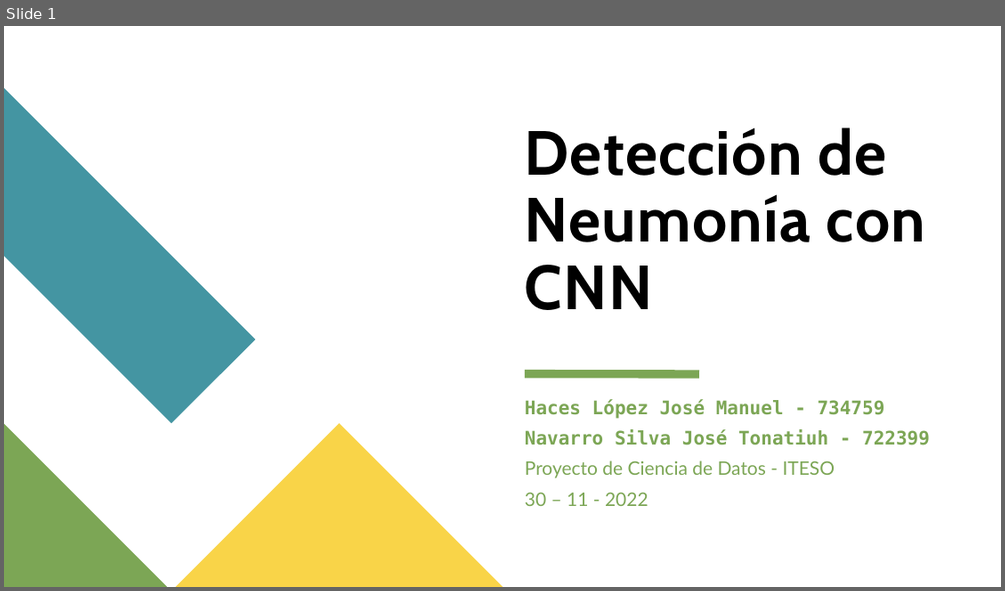
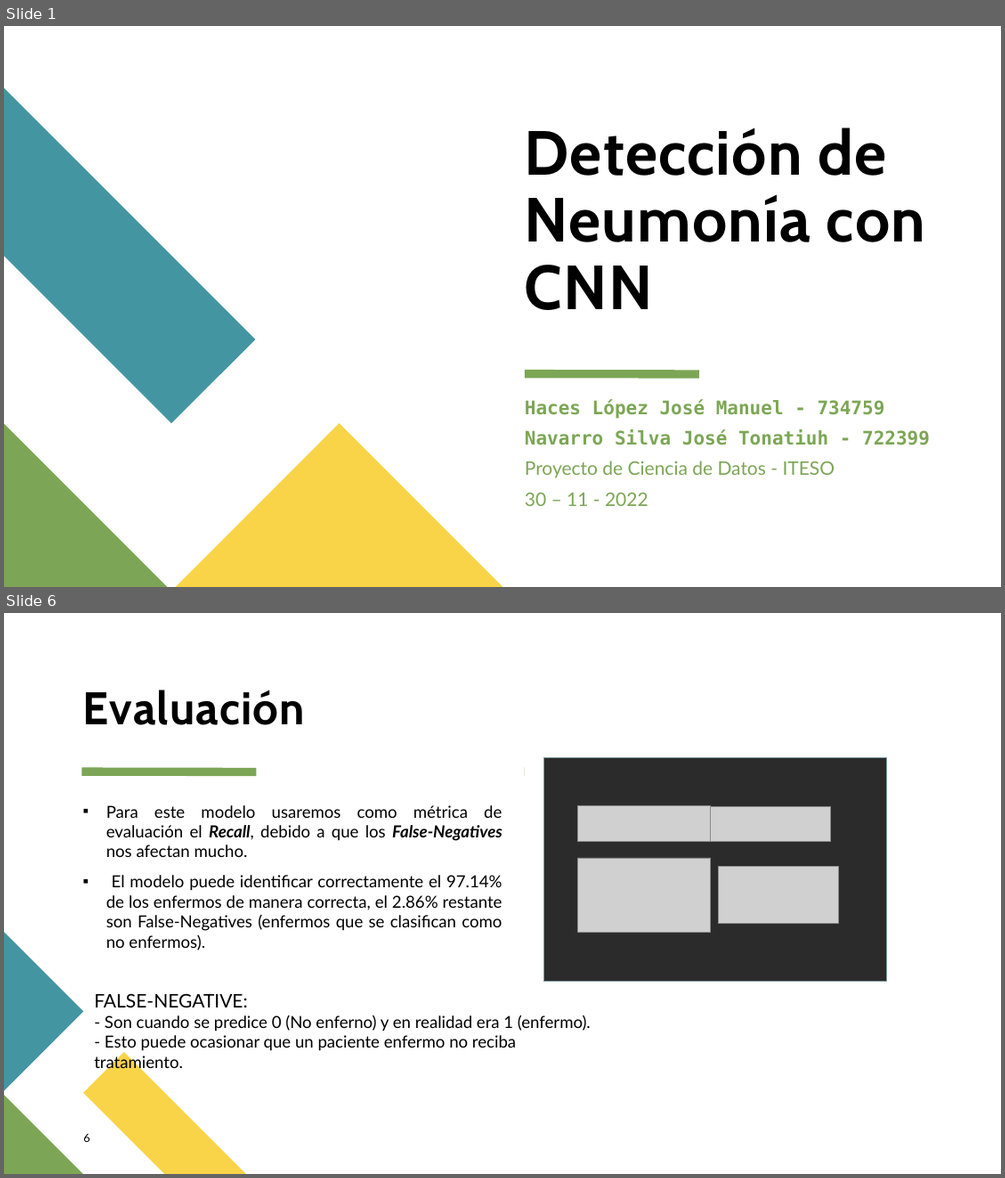
Before and after one commit to JManuelHaces/Proyecto-de-Ciencia-de-Datos, a slide deck: presentacion/Deteccion_Neumonía_CNN.pptx. Shown one above the other, each under a label of ours: slide 1 before the commit, slides 1 and 6 after it; the slides between them are not shown. The pictures are 1005x591 and 1005x1178 pixels, drawn with LibreOffice and Linux fonts; fonts in the diff are those of the drawing; grey boxes stand for pictures. Boxes give left, top, right and bottom in pixels: in the first picture for what was removed or moved away, otherwise in the second. Text is boxed around its words. In the diff, an @@ line names an element or a change of style, - is before the commit and + after.

```diff
--- a/presentacion/Deteccion_Neumonía_CNN.pptx
+++ b/presentacion/Deteccion_Neumonía_CNN.pptx
@@ slide 6 added at (x1=4, y1=613, x2=1001, y2=1174), background #FFFFFF @@
@@ title added at (x1=83, y1=690, x2=306, y2=725), 44 pt, text #000000, bold @@
+Evaluación
@@ line added from (81, 771) to (257, 771), #7CA655 8 pt @@
@@ line added from (525, 771) to (699, 771), #7CA655 8 pt @@
@@ rectangle added at (x1=525, y1=761, x2=708, y2=788), fill #FFFFFF @@
@@ text added at (x1=106, y1=805, x2=502, y2=950), 16 pt, text #000000 @@
+▪ Para este modelo usaremos como métrica de evaluación el Recall, debido a que los False-Negatives nos afectan mucho.
+▪ El modelo puede identificar correctamente el 97.14% de los enfermos de manera correcta, el 2.86% restante son False-Negatives (enfermos que se clasifican como no enfermos).
@@ group added at (x1=544, y1=757, x2=886, y2=981): 4 pictures, 1 rectangle @@
@@ freeform shape added at (x1=4, y1=933, x2=83, y2=1091), fill #4495A2 @@
@@ text added at (x1=94, y1=993, x2=591, y2=1051), 16 pt, text #000000 @@
+FALSE-NEGATIVE:
+- Son cuando se predice 0 (No enferno) y en realidad era 1 (enfermo).
+- Esto puede ocasionar que un paciente enfermo no reciba tratamiento.
@@ freeform shape added at (x1=83, y1=1052, x2=245, y2=1174), fill #F9D448 @@
@@ freeform shape added at (x1=4, y1=1094, x2=83, y2=1174), fill #7CA655 @@
@@ page number added at (x1=83, y1=1133, x2=89, y2=1142), 11 pt, text #000000 @@
+6
```
Also in this commit, not shown: 10 other slides added, 12 slides removed, 5 other files.
